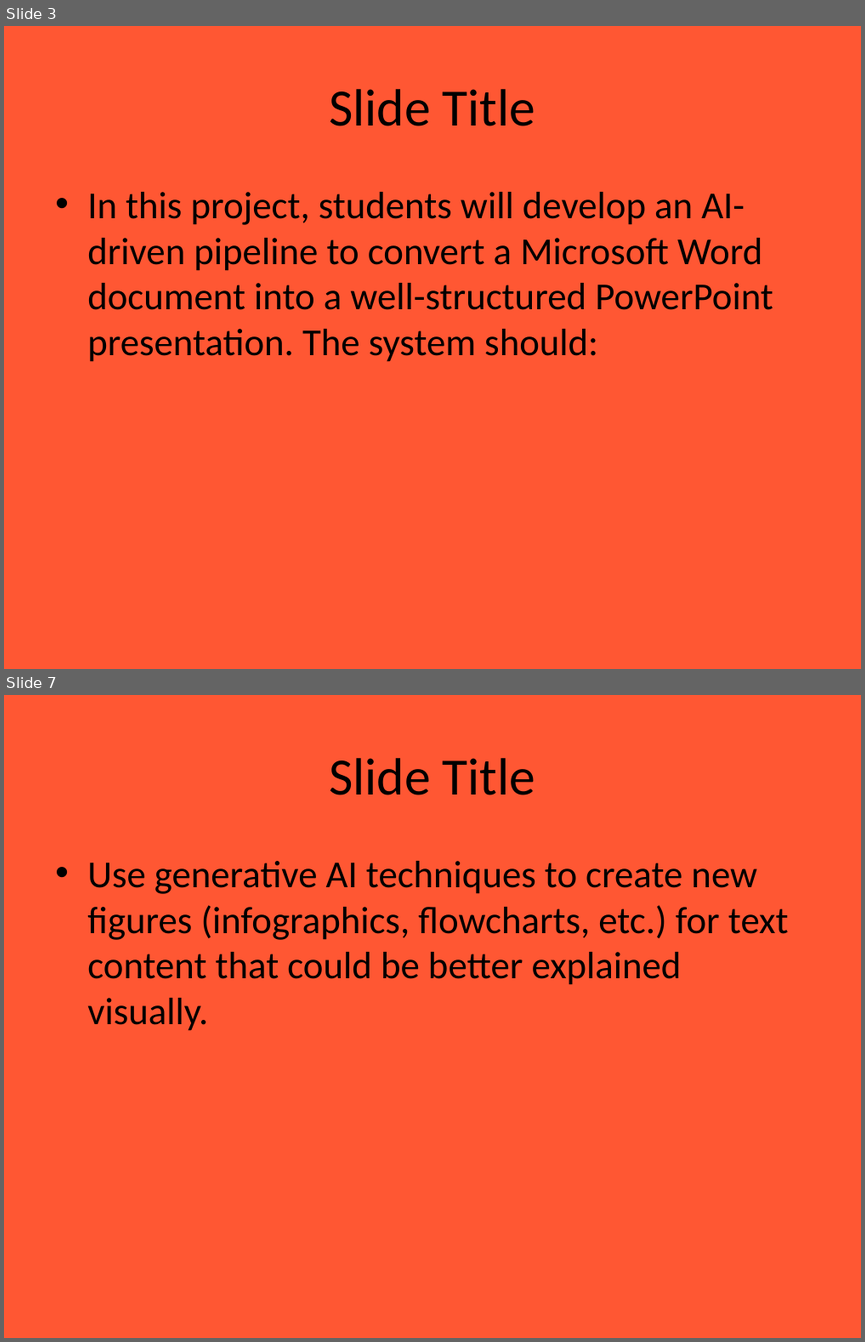
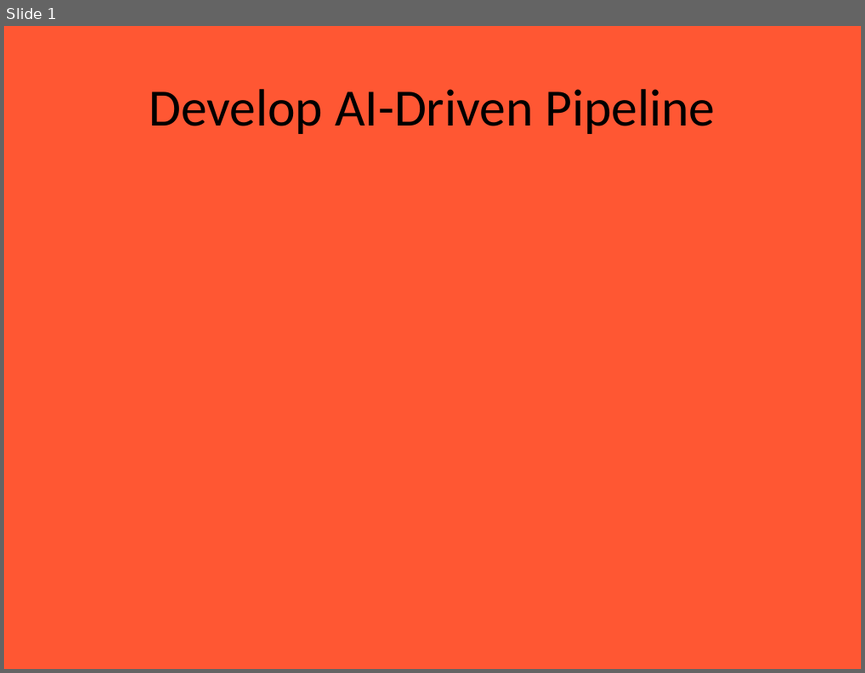
Before and after one commit to Chanyen20/slideCraft, a slide deck: server/uploads/SmartSlideGen.pptx. Shown one above the other, each under a label of ours: slides 3 and 7 before the commit, slide 1 after it; the slides between them are not shown. The pictures are 865x1342 and 865x673 pixels, drawn with LibreOffice and Linux fonts; fonts in the diff are those of the drawing. Boxes give left, top, right and bottom in pixels: in the first picture for what was removed or moved away, otherwise in the second. Text is boxed around its words. In the diff, an @@ line names an element or a change of style, - is before the commit and + after.

```diff
--- a/server/uploads/SmartSlideGen.pptx
+++ b/server/uploads/SmartSlideGen.pptx
@@ slide 7 removed at box(4, 695, 861, 1338), background #FF5733 @@
@@ title removed at box(329, 758, 535, 795) @@
-Slide Title
@@ text removed at box(87, 861, 789, 1031) @@
-• Use generative AI techniques to create new figures (infographics, flowcharts, etc.) for text content that could be better explained visually.
@@ what was slide 3 is now slide 1 @@
@@ slide 1 changed as well @@
@@ title at box(148, 89, 715, 134): text changed @@
-Slide Title
+Develop AI-Driven Pipeline
@@ text removed at box(87, 192, 773, 362) @@
-• In this project, students will develop an AI-driven pipeline to convert a Microsoft Word document into a well-structured PowerPoint presentation. The system should:
```
Also in this commit, not shown: 1 other slide changed, 4 slides added, 39 other slides removed, 2 other files.
